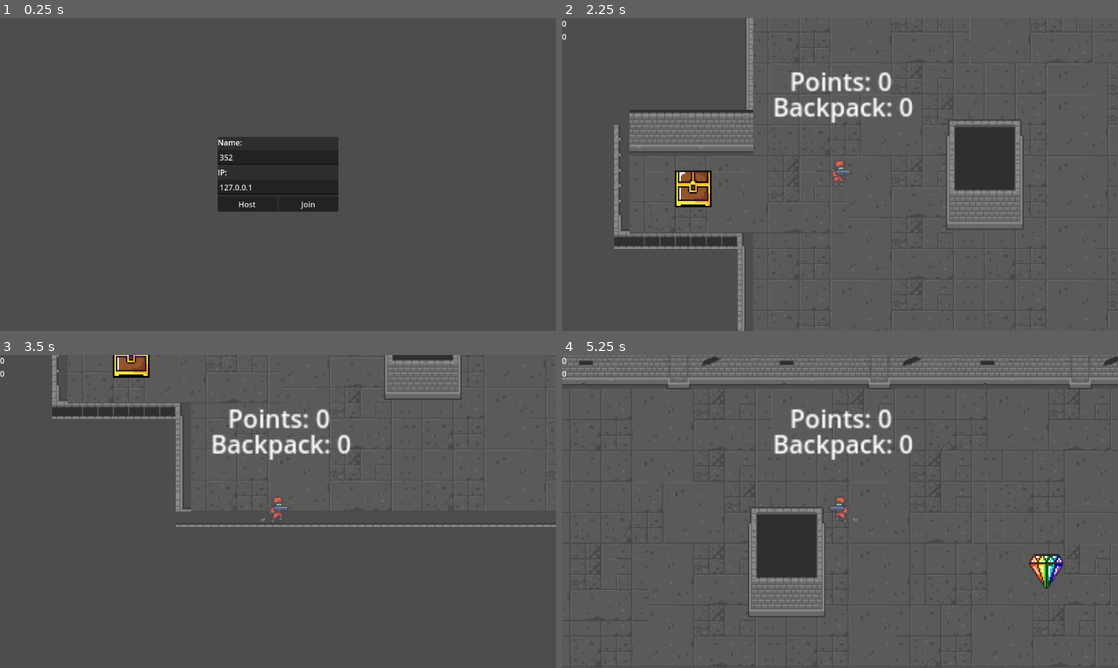
Above: before the commit, frames 1-4 (two rows, left to right).
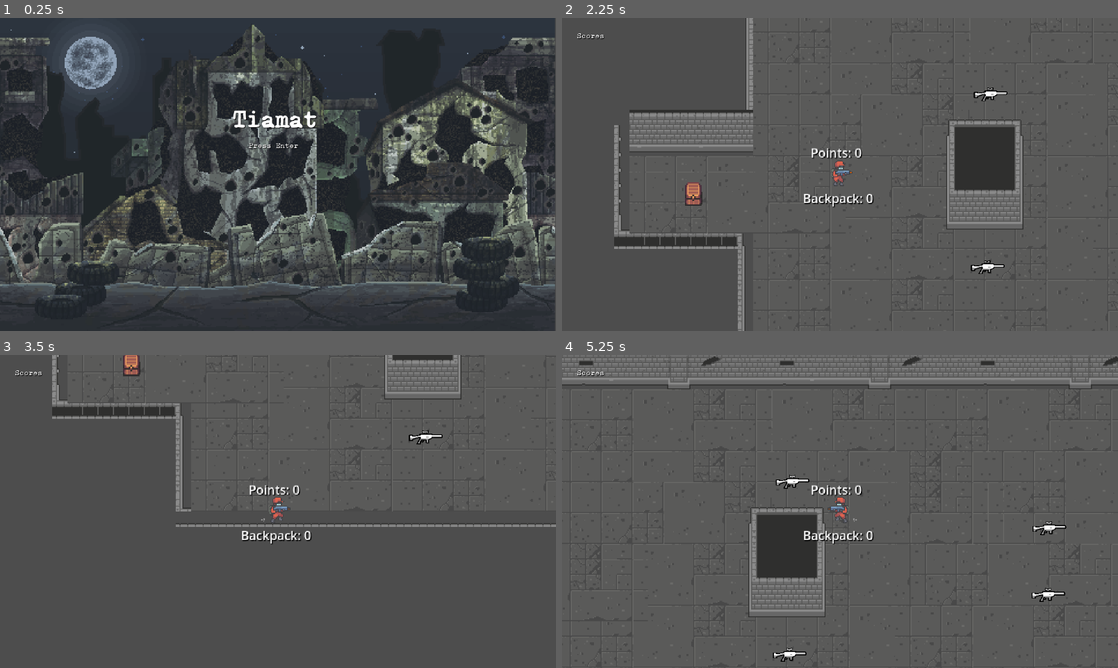
Above: after the commit, the same moments.

Repository: Milwer7/Tiamat-Studios-Game
Game: Godot game, scene res://scenes/start_menu.tscn
The game is run twice, just before and just after one commit, with the same random seed, the same clock (stepped at 60 frames per second) and the same inputs. Before the commit the project starts from res://scenes/lobby.tscn.
Inputs:
- Up to frame 1 (0.25 s): no input
- Up to frame 2 (2.25 s): tap Enter at 0.5 s; hold D (move_right) 0.53-1.25 s; hold Enter 0.53-1.25 s; click "Host" at 1.25 s; click "Ready" at 2 s
- Up to frame 3 (3.5 s): hold S (move_down) from 2.78 s (still down); tap E (pick) at 2.85 s; tap Enter at 3.05 s
- Up to frame 4 (5.25 s): release S (move_down) at 3.53 s; hold D (move_right) 3.53-4.28 s; hold Enter 3.53-4.28 s; hold W (move_up) 4.28-5.03 s; tap Enter at 4.35 s; hold A (move_left) from 5.03 s (still down); hold Enter from 5.03 s (still down); tap E (pick) at 5.1 s

The runs differ from the first frame. In frame 1, 67% of the frame differs, in the area x 0-100%, y 0-100%; in frame 2, 3.0%; in frame 3, 2.6%; in frame 4, 3.0%.
Error before the commit: Cannot call method 'get_unique_id' on a null value. (res://scripts/lobby.gd:97)
Error after the commit: Cannot call method 'get_unique_id' on a null value. (res://scripts/lobby.gd:98)

Commit message:
fonts added, sprites modified & start menu done

Diff:
--- a/project.godot
+++ b/project.godot
@@ -11,7 +11,7 @@
 [application]
 
 config/name="Tiamat Studios Game"
-run/main_scene="res://scenes/lobby.tscn"
+run/main_scene="res://scenes/start_menu.tscn"
 config/features=PackedStringArray("4.0", "Forward Plus")
 config/icon="res://icon.svg"
 
@@ -23,6 +23,7 @@
 [display]
 
 window/stretch/mode="viewport"
+window/stretch/aspect="ignore"
 
 [input]
 
@@ -51,3 +52,7 @@
 "events": [null, Object(InputEventKey,"resource_local_to_scene":false,"resource_name":"","device":0,"window_id":0,"alt_ …(182 unchanged characters)…
 ]
 }
+
+[rendering]
+
+textures/canvas_textures/default_texture_filter=0
--- a/scenes/Player.tscn
+++ b/scenes/Player.tscn
@@ -185,22 +185,22 @@
 shape = SubResource("CircleShape2D_rfwvt")
 
 [node name="Label" type="Label" parent="."]
-offset_left = -87.0
-offset_top = -111.0
-offset_right = 27.0
-offset_bottom = -74.0
-scale = Vector2(2, 2)
+offset_left = -48.0
+offset_top = 19.0
+offset_right = 56.0
+offset_bottom = 41.0
+theme_override_colors/font_shadow_color = Color(0, 0, 0, 1)
 text = "Backpack: 0"
 
 [node name="depositDelay" type="Timer" parent="."]
 one_shot = true
 
 [node name="Label2" type="Label" parent="."]
-offset_left = -65.0
-offset_top = -144.0
-offset_right = 22.0
-offset_bottom = -117.0
-scale = Vector2(2, 2)
+offset_left = -38.0
+offset_top = -40.0
+offset_right = 47.0
+offset_bottom = -18.0
+theme_override_colors/font_shadow_color = Color(0, 0, 0, 1)
 text = "Points: 0
 "
 
--- a/scenes/Scores.tscn
+++ b/scenes/Scores.tscn
@@ -1,14 +1,26 @@
-[gd_scene load_steps=2 format=3 uid="uid://b7uetxanp4guo"]
+[gd_scene load_steps=3 format=3 uid="uid://b7uetxanp4guo"]
 
 [ext_resource type="Script" path="res://scripts/scores.gd" id="1_gqvgy"]
+[ext_resource type="FontFile" path="res://assets/XTypewriter_Font_0_80/OpenType (.otf)/XTypewriter-Regular.otf" id="2_uwwf6"]
 
 [node name="Scores" type="VBoxContainer"]
 script = ExtResource("1_gqvgy")
 
+[node name="Label" type="Label" parent="."]
+layout_mode = 2
+theme_override_colors/font_shadow_color = Color(0, 0, 0, 1)
+theme_override_colors/font_outline_color = Color(0, 0, 0, 1)
+theme_override_fonts/font = ExtResource("2_uwwf6")
+text = "Scores"
+
 [node name="PlayerPoints" type="Label" parent="."]
 layout_mode = 2
-text = "0"
+theme_override_colors/font_shadow_color = Color(0, 0, 0, 1)
+theme_override_colors/font_outline_color = Color(0, 0, 0, 1)
+theme_override_fonts/font = ExtResource("2_uwwf6")
 
 [node name="Player2Points" type="Label" parent="."]
 layout_mode = 2
-text = "0"
+theme_override_colors/font_shadow_color = Color(0, 0, 0, 1)
+theme_override_colors/font_outline_color = Color(0, 0, 0, 1)
+theme_override_fonts/font = ExtResource("2_uwwf6")
--- a/scenes/collectable.tscn
+++ b/scenes/collectable.tscn
@@ -1,7 +1,7 @@
 [gd_scene load_steps=4 format=3 uid="uid://1rsjd4d8tfpq"]
 
 [ext_resource type="Script" path="res://scripts/collectable.gd" id="1_407ee"]
-[ext_resource type="Texture2D" uid="uid://c14q3gf5p5tqg" path="res://diamante.jpg" id="2_bh6ye"]
+[ext_resource type="Texture2D" uid="uid://b66c6x4nvswgh" path="res://assets/Free 2D Animated Vector Game Character Sprites/Weapons/weaponR1.png" id="2_rdch8"]
 
 [sub_resource type="RectangleShape2D" id="RectangleShape2D_pkxny"]
 
@@ -9,9 +9,10 @@
 script = ExtResource("1_407ee")
 
 [node name="Sprite2D" type="Sprite2D" parent="."]
-position = Vector2(0.499997, -1.00001)
-scale = Vector2(0.233333, 0.346821)
-texture = ExtResource("2_bh6ye")
+position = Vector2(-4, -24)
+scale = Vector2(0.0918735, 0.0774184)
+texture = ExtResource("2_rdch8")
+offset = Vector2(0, -100)
 
 [node name="CollisionShape2D" type="CollisionShape2D" parent="."]
 visible = false
--- a/scenes/deposit.tscn
+++ b/scenes/deposit.tscn
@@ -1,7 +1,7 @@
 [gd_scene load_steps=5 format=3 uid="uid://dulc5e1gagkko"]
 
 [ext_resource type="Script" path="res://scripts/deposit.gd" id="1_iefww"]
-[ext_resource type="Texture2D" uid="uid://b5mo2xjohcnn" path="res://chest.png" id="2_x3fvh"]
+[ext_resource type="Texture2D" uid="uid://cnenldm47dott" path="res://assets/dungeon-pack-free_version/sprite/free_chests.png" id="2_i22ru"]
 
 [sub_resource type="RectangleShape2D" id="RectangleShape2D_bd5fd"]
 size = Vector2(128, 128)
@@ -18,9 +18,11 @@
 shape = SubResource("RectangleShape2D_bd5fd")
 
 [node name="Sprite2D" type="Sprite2D" parent="Area2D"]
-position = Vector2(-0.500006, -3.8147e-06)
-scale = Vector2(0.15995, 0.219931)
-texture = ExtResource("2_x3fvh")
+texture_filter = 1
+scale = Vector2(4, 5.502)
+texture = ExtResource("2_i22ru")
+hframes = 12
+vframes = 6
 
 [node name="CollisionShape2D" type="CollisionShape2D" parent="."]
 shape = SubResource("CircleShape2D_q8tj5")
--- a/scenes/main.tscn
+++ b/scenes/main.tscn
@@ -4965,11 +4965,11 @@
 [node name="Interactive" type="Node2D" parent="."]
 
 [node name="collectable" parent="Interactive" instance=ExtResource("4_roa2v")]
-position = Vector2(557, 269)
+position = Vector2(293, 175)
 scale = Vector2(0.3, 0.3)
 
 [node name="collectable2" parent="Interactive" instance=ExtResource("4_roa2v")]
-position = Vector2(557, 269)
+position = Vector2(290, 354)
 scale = Vector2(0.3, 0.3)
 
 [node name="deposit" parent="Interactive" instance=ExtResource("5_22m16")]
@@ -4980,9 +4980,31 @@
 position = Vector2(1164, 278)
 scale = Vector2(0.3, 0.3)
 
+[node name="collectable3" parent="Interactive" instance=ExtResource("4_roa2v")]
+position = Vector2(850, 174)
+scale = Vector2(0.3, 0.3)
+
+[node name="collectable4" parent="Interactive" instance=ExtResource("4_roa2v")]
+position = Vector2(559, 223)
+scale = Vector2(0.3, 0.3)
+value = 10
+
+[node name="collectable5" parent="Interactive" instance=ExtResource("4_roa2v")]
+position = Vector2(558, 292)
+scale = Vector2(0.3, 0.3)
+value = 10
+
+[node name="collectable6" parent="Interactive" instance=ExtResource("4_roa2v")]
+position = Vector2(851, 347)
+scale = Vector2(0.3, 0.3)
+
 [node name="MultiplayerSpawner" type="MultiplayerSpawner" parent="."]
 spawn_path = NodePath("../Players")
 
 [node name="CanvasLayer" type="CanvasLayer" parent="."]
 
 [node name="Scores" parent="CanvasLayer" instance=ExtResource("6_ck8xy")]
+offset_left = 31.0
+offset_top = 27.0
+offset_right = 88.0
+offset_bottom = 95.0
--- /dev/null
+++ b/scenes/start_menu.tscn
@@ -0,0 +1,45 @@
+[gd_scene load_steps=5 format=3 uid="uid://bmkstpk1a00ln"]
+
+[ext_resource type="Texture2D" uid="uid://cr37a56c8igmu" path="res://assets/war-pixel-art-2d-game-backgrounds/PNG/War4/0.png" id="1_na25t"]
+[ext_resource type="Script" path="res://scripts/start_menu.gd" id="1_wqq8i"]
+[ext_resource type="FontFile" uid="uid://cuhfkkov4magk" path="res://assets/XTypewriter_Font_0_80/TrueType (.ttf)/XTypewriter-Bold.ttf" id="2_fmx3d"]
+[ext_resource type="FontFile" uid="uid://c8hxqaf6e2q73" path="res://assets/XTypewriter_Font_0_80/TrueType (.ttf)/XTypewriter-Regular.ttf" id="3_p36eq"]
+
+[node name="start_menu" type="Control"]
+layout_mode = 3
+anchor_right = 1.0
+anchor_bottom = 0.769
+offset_bottom = 150.688
+grow_horizontal = 2
+grow_vertical = 2
+script = ExtResource("1_wqq8i")
+
+[node name="TextureRect" type="TextureRect" parent="."]
+layout_mode = 0
+offset_right = 1150.0
+offset_bottom = 650.0
+texture = ExtResource("1_na25t")
+expand_mode = 2
+
+[node name="Label" type="Label" parent="."]
+layout_mode = 0
+offset_left = 482.0
+offset_top = 178.0
+offset_right = 656.0
+offset_bottom = 239.0
+theme_override_colors/font_shadow_color = Color(0, 0, 0, 1)
+theme_override_colors/font_outline_color = Color(0, 0, 0, 1)
+theme_override_fonts/font = ExtResource("2_fmx3d")
+theme_override_font_sizes/font_size = 50
+text = "Tiamat"
+
+[node name="Label2" type="Label" parent="."]
+layout_mode = 0
+offset_left = 440.0
+offset_top = 254.0
+offset_right = 694.0
+offset_bottom = 303.0
+theme_override_colors/font_shadow_color = Color(0, 0, 0, 1)
+theme_override_fonts/font = ExtResource("3_p36eq")
+text = "Press Enter"
+horizontal_alignment = 1
--- a/scripts/game.gd
+++ b/scripts/game.gd
@@ -3,3 +3,4 @@
 # [ id ]
 var players: Array = []
 var player_nodes = {}
+var names: Array = []
--- a/scripts/lobby.gd
+++ b/scripts/lobby.gd
@@ -77,6 +77,7 @@
 	label.text = name
 	players.add_child(label)
 	Game.players.append(id)
+	Game.names.append(name)
 
 
 @rpc("any_peer", "reliable")
--- a/scripts/scores.gd
+++ b/scripts/scores.gd
@@ -7,6 +7,6 @@
 	var j = 0
 	for i in id_list:
 		var player = Game.player_nodes[i]
-		var label = self.get_child(j)
-		label.text = str(player.points)
+		var label = self.get_child(j+1)
+		label.text = (Game.names[j] + " Points: " + str(player.points))
 		j += 1
--- /dev/null
+++ b/scripts/start_menu.gd
@@ -0,0 +1,6 @@
+extends Control
+
+
+func _process(_delta):
+	if Input.is_physical_key_pressed(KEY_ENTER):
+		get_tree().change_scene_to_file("res://scenes/lobby.tscn")
Binary file added: assets/Free 2D Animated Vector Game Character Sprites/Weapons/weaponR1.png
Not shown, added: assets/Free 2D Animated Vector Game Character Sprites/Weapons/weaponR1.png.import
Binary file added: assets/XTypewriter_Font_0_80/OpenType (.otf)/XTypewriter-Bold.otf
Not shown, added: assets/XTypewriter_Font_0_80/OpenType (.otf)/XTypewriter-Bold.otf.import
Binary file added: assets/XTypewriter_Font_0_80/OpenType (.otf)/XTypewriter-Regular.otf
Not shown, added: assets/XTypewriter_Font_0_80/OpenType (.otf)/XTypewriter-Regular.otf.import
Binary file added: assets/XTypewriter_Font_0_80/TrueType (.ttf)/XTypewriter-Bold.ttf
Not shown, added: assets/XTypewriter_Font_0_80/TrueType (.ttf)/XTypewriter-Bold.ttf.import
Binary file added: assets/XTypewriter_Font_0_80/TrueType (.ttf)/XTypewriter-Regular.ttf
Not shown, added: assets/XTypewriter_Font_0_80/TrueType (.ttf)/XTypewriter-Regular.ttf.import
Binary file added: assets/dungeon-pack-free_version/sprite/free_chests.png
Not shown, added: assets/dungeon-pack-free_version/sprite/free_chests.png.import
(and 2 more such lines)
